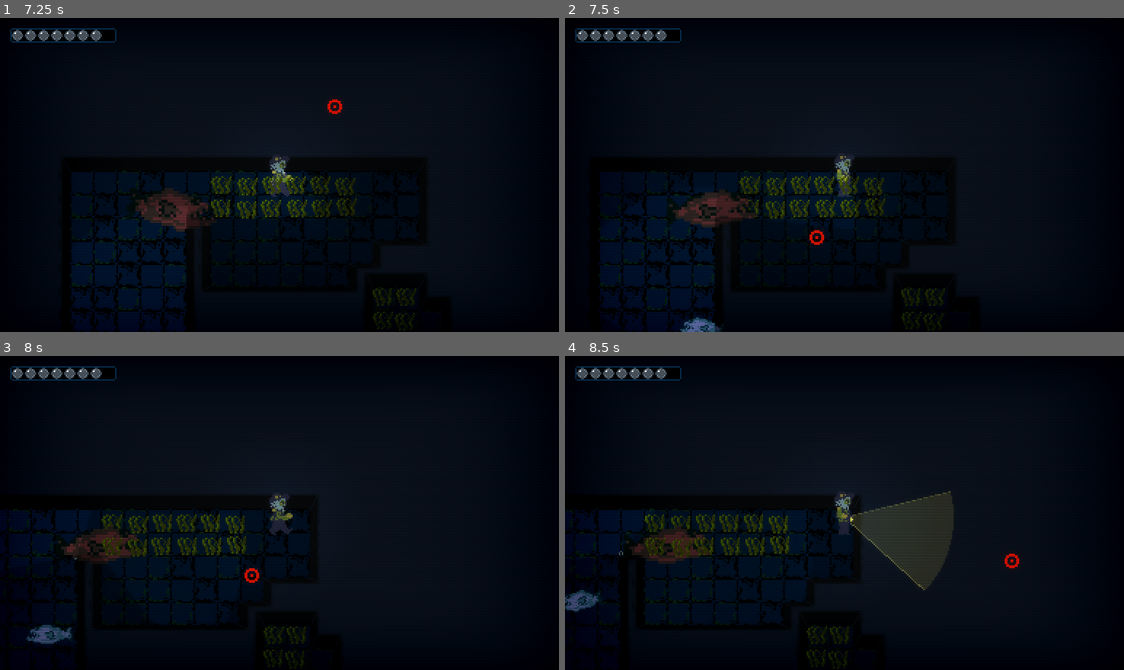
Above: before the commit, frames 1-4 (two rows, left to right).
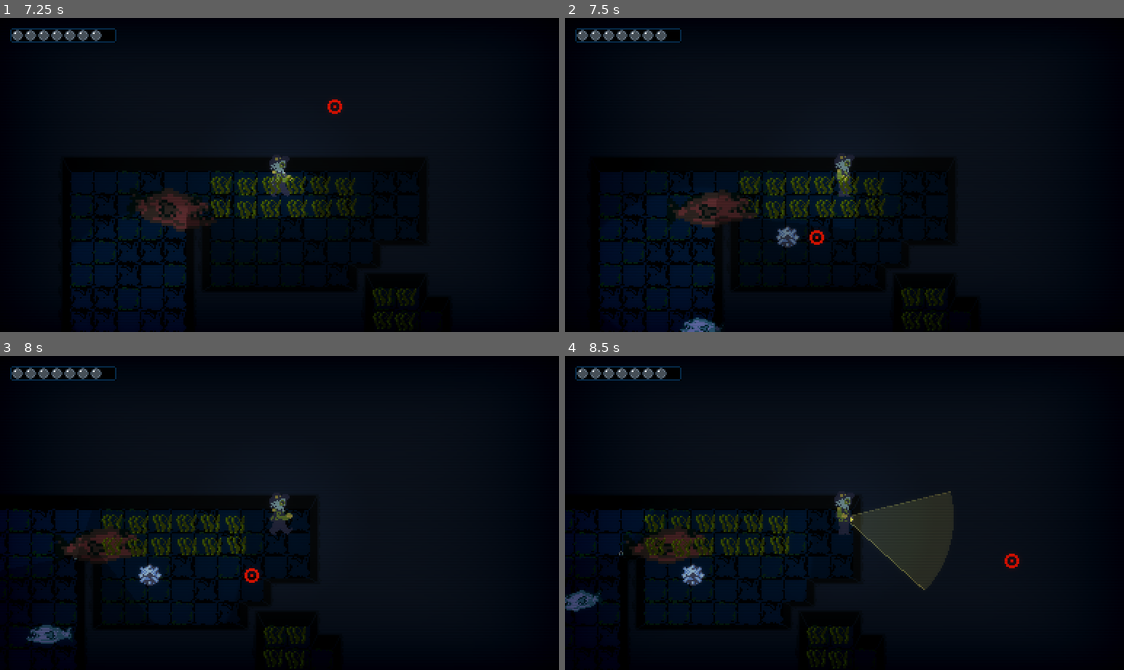
Above: after the commit, the same moments.

Repository: jablonskibrandan/GodotWild98
Game: Godot game, scene res://scenes/main_menu.tscn
Two runs of this game, one before a commit and one after it. Both use one fixed random seed, a clock stepped at 60 frames per second and the inputs below. Sound files missing from this copy of the repository are replaced by a short silence.
Inputs (mouse positions are in pixels of both pictures, inside the frame that each line leads up to):
- Up to frame 1 (7.25 s): click (279, 215) at 0.5 s; move the mouse to (251, 237) at 1.27 s; press the mouse at (251, 237) at 1.28 s; hold W (move_up) 1.28-2.78 s; move the mouse to (447, 222) at 2.02 s; release the mouse at (447, 222) at 2.03 s; tap F (flashlight_toggle) at 2.1, 5.1 s; click (447, 222) at 2.3 s; move the mouse to (111, 127) at 2.77 s; hold Right mouse button (tool_next) 2.78-3.53 s; hold A (move_left) 2.78-4.28 s; click (111, 127) at 3.05 s; move the mouse to (307, 175) at 3.52 s; click (307, 175) at 3.6 s; move the mouse to (195, 96) at 4.27 s; press the mouse at (195, 96) at 4.28 s; hold S (move_down) 4.28-5.03 s; move the mouse to (402, 159) at 5.02 s; release the mouse at (402, 159) at 5.03 s; hold D (move_right) 5.03-5.78 s; click (402, 159) at 5.3 s; move the mouse to (167, 190) at 5.77 s; hold W (move_up) 5.78-6.53 s; hold Right mouse button (tool_next) 5.78-6.53 s; click (167, 190) at 6.05 s; move the mouse to (335, 105) at 6.52 s; hold D (move_right) from 6.53 s (still down); click (335, 105) at 6.6 s
- Up to frame 2 (7.5 s): keep holding D (move_right); move the mouse to (816, 237) at 7.27 s; press the mouse at (816, 237) at 7.28 s
- Up to frame 3 (8 s): keep holding D (move_right)
- Up to frame 4 (8.5 s): keep holding D (move_right); move the mouse to (1012, 560) at 8.02 s; release the mouse at (1012, 560) at 8.03 s; tap F (flashlight_toggle) at 8.1 s; click (1012, 560) at 8.3 s

Frame 1 is identical in both runs. In frame 2, 0.2% of the frame differs, in the area x 37-42%, y 66-74%; in frame 3, 0.2%; in frame 4, 0.2%.

Commit message:
Naval Mine Timer (and general bug squash on timers)
4 eels this time

Diff:
--- a/scripts/player/player_controller.gd
+++ b/scripts/player/player_controller.gd
@@ -12,6 +12,9 @@
 
 @onready var sprite = $AnimatedSprite2D
 @onready var flashlight_sprite : FlashlightSprite = $FlashlightSprite
+
+const DistractionSignalClass = preload("res://scripts/tools/distraction_tool.gd")
+const NavalMineSignalClass = preload("res://scripts/tools/naval_mine_tool.gd")
 
 func _process(_delta: float) -> void:
 	animate()
@@ -38,19 +41,21 @@
 	_movement_bounds = bounds
 	_cursor = cursor
 
-func toolUsed(tool = BaseTool) -> void:
-	if (tool is DistractionTool):
+func toolUsed(tool: BaseTool) -> void:
+	if (tool is DistractionSignalClass):
 		$Timers/DistractionSignal_Timer.start()
-	if (tool is NavalMineTool):
-		$Timers/DistractionSignal_Timer.start()
+		print("set distraction signal")
+	elif (tool is NavalMineSignalClass):
+		$Timers/MineSignal_Timer.start()
+		print("set naval mine signal")
 	return
 
-func get_time_left(tool = BaseTool) -> float:
+func get_time_left(tool: BaseTool) -> float:
 	var timeLeft
-	if (tool is DistractionTool):
+	if (tool is DistractionSignalClass):
 		timeLeft = $Timers/DistractionSignal_Timer.time_left
-	if (tool is NavalMineTool):
-		timeLeft = $Timers/DistractionSignal_Timer.time_left
+	elif (tool is NavalMineSignalClass):
+		timeLeft = $Timers/MineSignal_Timer.time_left
 	return timeLeft
 
 
--- a/scripts/tools/naval_mine_tool.gd
+++ b/scripts/tools/naval_mine_tool.gd
@@ -22,32 +22,27 @@
 	if (_player.get_time_left(self) == 0):
 		if _mines_parent == null:
 			return
-
 		# Must be within the playable area.
 		var allowed_area := _valid_area.grow(-placement_radius)
 		if not allowed_area.has_point(target):
 			return
-
 		# Reject placement on walls, players or monsters.
 		var circle := CircleShape2D.new()
 		circle.radius = placement_radius
-
 		var query := PhysicsShapeQueryParameters2D.new()
 		query.shape = circle
 		query.transform = Transform2D(0.0, target)
-
 		# Layer 1 = walls, 2 = player, 4 = monsters.
 		query.collision_mask = 11
 		query.collide_with_bodies = true
 		query.collide_with_areas = false
-
 		var space := get_world_2d().direct_space_state
 		if not space.intersect_shape(query, 1).is_empty():
 			return
-
 		# Spawn the mine at the click location.
 		var mine := MINE_SCENE.instantiate() as NavalMine
 		_mines_parent.add_child(mine)
 		mine.global_position = target
 
 		print("Mine placed at: ", target)
+		_player.toolUsed(self)
